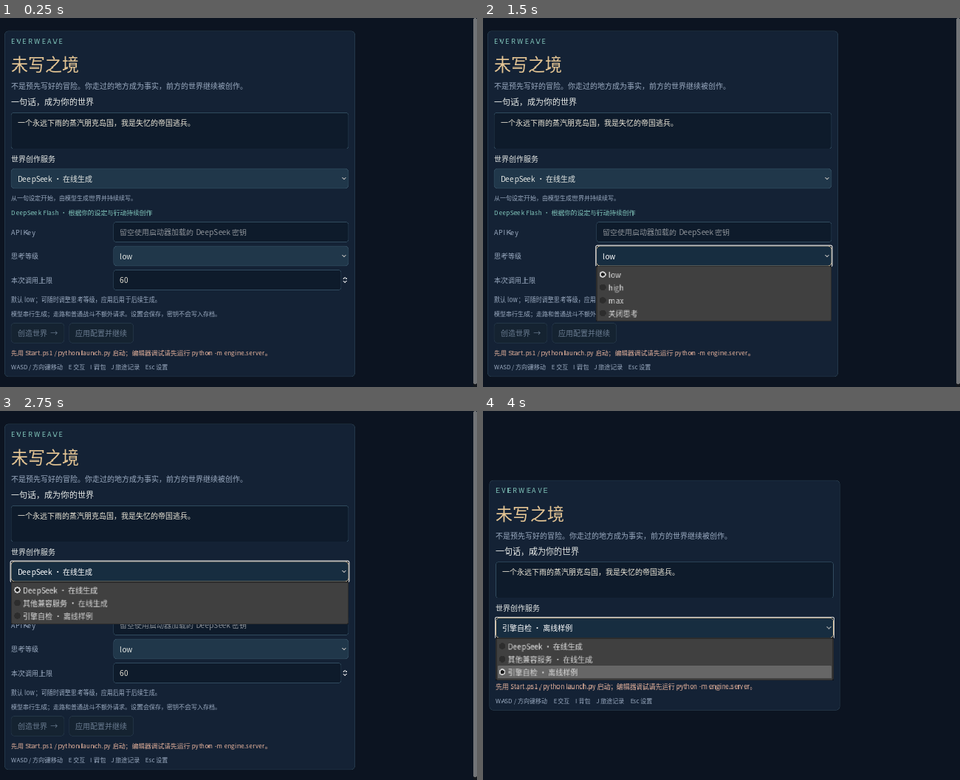
Above: before the commit, frames 1-4 (two rows, left to right).
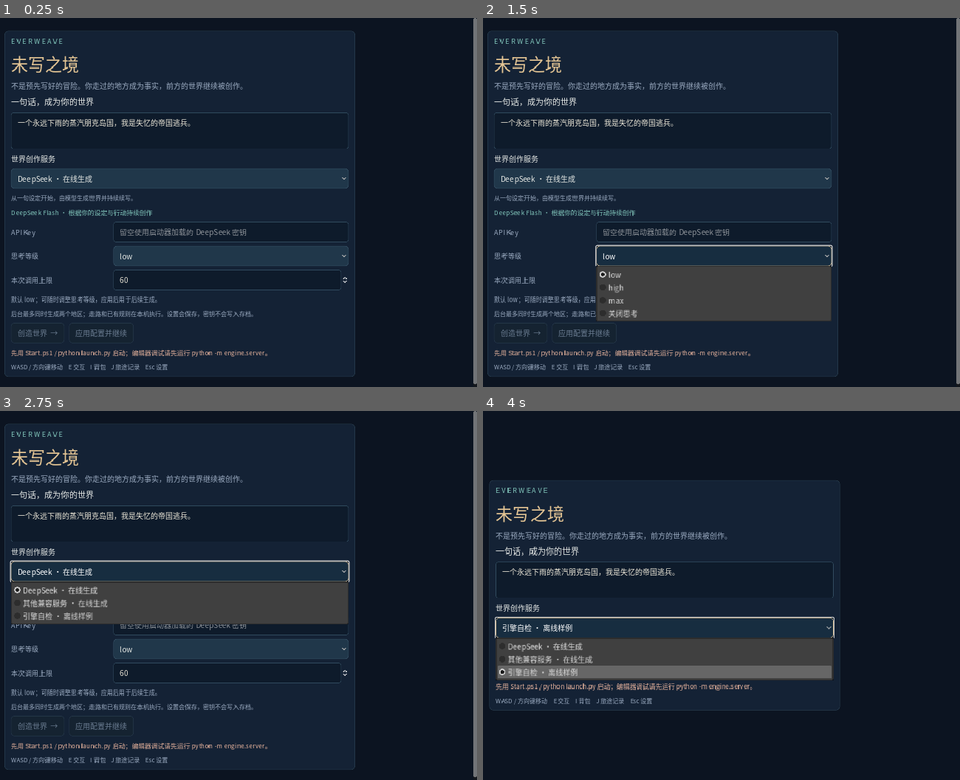
Above: after the commit, the same moments.

Repository: DDDFXYqiming/everweave-jrpg
Game: Godot game, scene res://client/main.tscn
The game is run twice, just before and just after one commit, with the same random seed, the same clock (stepped at 60 frames per second) and the same inputs. Sound files missing from this copy of the repository are replaced by a short silence.
Inputs (mouse positions are in pixels of both pictures, inside the frame that each line leads up to):
- Up to frame 1 (0.25 s): no input
- Up to frame 2 (1.5 s): click "DeepSeek · 在线生成" at 0.5 s; click "low" at 1.25 s
- Up to frame 3 (2.75 s): tap Enter at 2 s; move the mouse to (310, 577) at 2.02 s; hold D from 2.03 s (still down); tap E at 2.1 s; click (310, 577) at 2.17 s; tap Space at 2.27, 2.3, 2.57 s
- Up to frame 4 (4 s): tap Space at 2.75, 2.85, 3.02, 3.32, 3.8 s; move the mouse to (545, 613) at 2.77 s; release D at 2.78 s; hold S 2.78-3.53 s; tap E at 3.05, 3.6 s; move the mouse to (721, 514) at 3.52 s; hold D from 3.53 s (still down)

The runs differ from the first frame. In frame 1, 0.4% of the frame differs, in the area x 2-54%, y 79-82%; in frame 2, 0.2%; in frame 3, 0.4%; in frame 4, nothing differs.

Commit message:
Keep region prefetch valid during play and integrate runtime diagnostics

Diff:
--- a/client/main.gd
+++ b/client/main.gd
@@ -276,7 +276,7 @@
 	budget_input.value = 60
 	grid.add_child(budget_input)
 	effort_help = _label(online_settings, "", 13, MUTED)
-	_label(online_settings, "模型串行生成；走路和普通战斗不额外请求。设置会保存，密钥不会写入存档。", 13, MUTED)
+	_label(online_settings, "后台最多同时生成两个地区；走路和已有规则在本机执行。设置会保存，密钥不会写入存档。", 13, MUTED)
 	mode_select.item_selected.connect(_mode_changed)
 	_mode_changed(mode_select.selected)
 	replace_dialog = ConfirmationDialog.new()
@@ -357,9 +357,15 @@
 	var side_panel := PanelContainer.new()
 	side_panel.custom_minimum_size.x = 285
 	middle.add_child(side_panel)
+	var side_frame := _vbox(side_panel)
+	var controls := HBoxContainer.new()
+	side_frame.add_child(controls)
+	pause_button = _button(controls, "暂停导演", _toggle_pause)
+	retry_failed_button = _button(controls, "重试失败项", func() -> void: _post("/retry", {}))
 	var side_scroll := ScrollContainer.new()
+	side_scroll.size_flags_vertical = Control.SIZE_EXPAND_FILL
 	side_scroll.horizontal_scroll_mode = ScrollContainer.SCROLL_MODE_DISABLED
-	side_panel.add_child(side_scroll)
+	side_frame.add_child(side_scroll)
 	var side := _vbox(side_scroll)
 	side.size_flags_horizontal = Control.SIZE_EXPAND_FILL
 	side.custom_minimum_size.x = 250
@@ -375,10 +381,6 @@
 	error_label = _label(side, "", 13, Color("e7a69d"))
 	failure_list = VBoxContainer.new()
 	side.add_child(failure_list)
-	var controls := HBoxContainer.new()
-	side.add_child(controls)
-	pause_button = _button(controls, "暂停导演", _toggle_pause)
-	retry_failed_button = _button(controls, "重试失败项", func() -> void: _post("/retry", {}))
 	_label(side, "最近的回声", 17, GOLD)
 	journal_label = _label(side, "", 13, MUTED)
 	var footer := HBoxContainer.new()
@@ -627,7 +629,13 @@
 	var mode_text: String = "离线演示 · 非 LLM" if mode == "offline_demo" else "在线 · " + str(d.get("model", ""))
 	if mode == "not_configured": mode_text = "尚未配置导演"
 	if mode == "live_llm": mode_text += " · 思考 " + str(d.get("reasoning_effort", "low"))
-	director_label.text = mode_text + "\n" + (str(d.busy) if not str(d.get("busy", "")).is_empty() else ("导演已暂停" if bool(d.get("paused", false)) else "等待重要事件 · 不按帧调用"))
+	var active_lines: Array[String] = []
+	for task in d.get("active_tasks", []):
+		var purpose: String = "世界变化" if str(task.kind) == "reaction" else ("更新草案" if str(task.get("source", "")) == "refresh" else "自动预生成")
+		var stage: String = " · 修复中" if str(task.get("phase", "")) == "repairing" else (" · 校验中" if str(task.get("phase", "")) == "validating" else "")
+		active_lines.append("%s %s · %.0f 秒%s" % [purpose, str(task.name), float(task.get("elapsed_seconds", 0)), stage])
+	var activity: String = "\n".join(active_lines) if not active_lines.is_empty() else str(d.get("busy", ""))
+	director_label.text = mode_text + "\n" + (activity if not activity.is_empty() else ("导演已暂停" if bool(d.get("paused", false)) else "等待重要事件 · 不按帧调用"))
 	var failed_tasks: Array = d.get("failed_tasks", [])
 	director_label.text += "\n请求 %d / %d · 其中修复 %d" % [int(d.get("calls", 0)), int(d.get("max_calls", 60)), int(d.get("repair_calls", 0))]
 	director_label.text += "\n已应用 %d · 过期 %d · 失败任务 %d" % [int(d.get("accepted", 0)), int(d.get("stale", 0)), failed_tasks.size()]
@@ -635,7 +643,13 @@
 	director_label.text += "\n提前两层 · 已准备 %d / %d 区域" % [int(d.get("prefetch_ready", 0)), int(d.get("prefetch_total", 0))]
 	lines.clear()
 	for f in state.get("frontier", []):
-		lines.append(("● " if bool(f.ready) else "○ ") + str(f.name))
+		var status_text: String = "可进入" if bool(f.ready) else ("已暂停" if bool(d.get("paused", false)) else "排队中")
+		for failure in failed_tasks:
+			if str(failure.target) == str(f.id) and str(failure.kind) == "region" and not bool(f.ready): status_text = "生成失败"
+		for task in d.get("active_tasks", []):
+			if str(task.target) == str(f.id) and str(task.kind) == "region":
+				status_text = ("可进入，后台更新" if bool(f.ready) else "修复中" if str(task.get("phase", "")) == "repairing" else "生成中") + " · %.0f秒" % float(task.get("elapsed_seconds", 0))
+		lines.append(("● " if bool(f.ready) else "○ ") + str(f.name) + " · " + status_text)
 	frontier_label.text = "下一片土地\n" + "\n".join(lines)
 	error_label.text = last_action_error if not last_action_error.is_empty() else (str(d.get("error", "")) if failed_tasks.is_empty() else "")
 	retry_failed_button.disabled = failed_tasks.is_empty()
@@ -680,7 +694,8 @@
 func _render_modal() -> void:
 	var ui: Dictionary = state.get("ui", {})
 	var battle: Dictionary = state.battle if state.get("battle") is Dictionary else {}
-	var signature: String = JSON.stringify([ui, battle, local_panel, state.get("inventory", []), state.get("available_actions", [])])
+	var waiting_phase: String = _exit_wait_phase(ui)
+	var signature: String = JSON.stringify([ui, battle, local_panel, state.get("inventory", []), state.get("available_actions", []), waiting_phase])
 	if signature == modal_signature:
 		return
 	modal_signature = signature
@@ -710,6 +725,7 @@
 				var b := _button(buttons, str(index + 1) + " " + str(entry.label), _send_action.bind({"op":"combat","move":"rule:"+str(entry.id)}))
 				b.disabled = not bool(entry.enabled)
 				b.tooltip_text = str(entry.description)
+				if b.disabled: _label(modal_stack, str(entry.label) + "：" + str(entry.get("blocked_reason", entry.description)), 13, MUTED)
 			_button(buttons, "撤離 · Esc", _send_action.bind({"op":"combat","move":"flee"}))
 			return
 		for entry in [["1 攻击", "attack"], ["2 星火术 · 5MP", "skill"], ["3 防御", "defend"], ["4 药剂", "potion"], ["5 撤离", "flee"]]:
@@ -718,14 +734,28 @@
 			if entry[1] == "potion": b.disabled = int(state.player.inventory.get("potion", 0)) < 1
 		return
 	if not ui.is_empty():
+		if ui.get("kind") == "pending_exit":
+			_label(modal_stack, "可以进入下一地区了" if waiting_phase == "ready" else "正在准备 " + str(ui.get("name", "下一地区")), 24, GOLD)
+			var explanation: String = "地图由后台自动提前准备，无需反复触发出口。你也可以先回去探索。"
+			if waiting_phase == "failed": explanation = "这个地区的生成未通过校验，可重试此任务；其他地区会继续准备。"
+			elif waiting_phase == "paused": explanation = "后台已暂停追加请求，可在右侧继续导演。"
+			elif waiting_phase == "ready": explanation = "地图已准备好，按 E 或点击下方按钮即可进入。"
+			_label(modal_stack, explanation, 18)
+			if waiting_phase == "ready": _button(modal_stack, "进入 " + str(ui.get("name", "下一地区")) + " · E", _send_action.bind({"op":"enter_exit"}))
+			elif waiting_phase == "failed": _button(modal_stack, "重试这个地区", _post.bind("/retry", {"target":str(ui.target),"kind":"region"}))
+			_button(modal_stack, "继续探索当前地区 · Esc", _send_action.bind({"op":"close"}))
+			return
 		_label(modal_stack, str(ui.get("title", "")), 24, GOLD)
 		var message_lines: Array[String] = []
 		for line in ui.get("lines", []): message_lines.append(str(line))
 		_label(modal_stack, "\n\n".join(message_lines), 18)
+		if ui.get("kind") == "actions" and ui.get("actions", []).is_empty():
+			_label(modal_stack, "这里暂时没有可用的自定义操作。走近人物或物件后按 E 交互，或继续探索其他位置。", 16, MUTED)
 		for entry in ui.get("actions", []):
 			var b := _button(modal_stack, str(entry.label), _send_action.bind({"op":"content_action","id":entry.id}))
 			b.disabled = not bool(entry.enabled)
 			b.tooltip_text = str(entry.description)
+			if b.disabled: _label(modal_stack, str(entry.get("blocked_reason", entry.description)), 14, MUTED)
 		for ch in ui.get("choices", []):
 			_button(modal_stack, str(ch.text), _send_action.bind({"op": "choice", "id": ch.id}))
 		if ui.get("kind") == "shop":
@@ -756,6 +786,16 @@
 		modal_signature = ""
 		_render_modal()
 	)
+
+func _exit_wait_phase(ui: Dictionary) -> String:
+	if ui.get("kind") != "pending_exit": return ""
+	if bool(ui.get("ready", false)): return "ready"
+	var director: Dictionary = state.get("director", {})
+	for task in director.get("failed_tasks", []):
+		if str(task.kind) == "region" and str(task.target) == str(ui.get("target", "")): return "failed"
+	for task in director.get("active_tasks", []):
+		if str(task.kind) == "region" and str(task.target) == str(ui.get("target", "")): return "generating"
+	return "paused" if bool(director.get("paused", false)) else "queued"
 
 func _process(delta: float) -> void:
 	poll_clock += delta
@@ -797,7 +837,8 @@
 		var moves: Dictionary = {KEY_1: "attack", KEY_2: "skill", KEY_3: "defend", KEY_4: "potion", KEY_5: "flee"}
 		if moves.has(key): _send_action({"op": "combat", "move": moves[key]})
 	elif not state.get("ui", {}).is_empty():
-		if key in [KEY_E, KEY_ESCAPE, KEY_SPACE]: _send_action({"op": "close"})
+		if key in [KEY_E, KEY_SPACE] and _exit_wait_phase(state.ui) == "ready": _send_action({"op":"enter_exit"})
+		elif key in [KEY_E, KEY_ESCAPE, KEY_SPACE]: _send_action({"op": "close"})
 	elif key == KEY_ESCAPE:
 		if local_panel.is_empty():
 			_show_home()
--- a/tests/native_content_e2e.gd
+++ b/tests/native_content_e2e.gd
@@ -95,7 +95,21 @@
 	assert(main.state.battle.hp == 30 and main.state.player.mp == 21 and main.state.player.hp == 89)
 	await _tap(KEY_ESCAPE)
 	assert(main.state.battle == null)
+	for n in range(8): await _tap(KEY_S)
+	for n in range(4): await _tap(KEY_D)
+	assert(main.state.player.x == 23 and main.state.player.y == 16)
+	await _tap(KEY_E)
+	assert(main.state.ui.kind == "pending_exit" and not main.state.ui.ready)
+	var previous_region: String = main.state.region.id
+	await _capture("pending-exit")
+	phase = "background region arrives at pending exit"
+	while not main.state.ui.get("ready", false): await process_frame
+	assert(main.state.region.id == previous_region)
+	assert(main._exit_wait_phase(main.state.ui) == "ready")
+	await _capture("ready-exit")
+	await _tap(KEY_E)
+	assert(main.state.region.id != previous_region and main.state.ui.is_empty())
 	main.queue_free()
 	await create_timer(0.15).timeout
-	print("NATIVE_CONTENT_E2E_OK targeted_retry=true logical_keys=true short_taps=true dynamic_actions=true causal_door=true objective=true custom_combat=true cloud_calls=0")
+	print("NATIVE_CONTENT_E2E_OK targeted_retry=true logical_keys=true short_taps=true dynamic_actions=true causal_door=true objective=true custom_combat=true pending_exit_live_update=true ready_exit_key=true cloud_calls=0")
 	quit(0)
Not shown, changed: docs/ARCHITECTURE.md
Not shown, added: docs/LOGGING.md
Not shown, added: docs/PREFETCH_RELIABILITY.md
Not shown, added: engine/audit.py
Not shown, changed: engine/content.py
Not shown, changed: engine/content_prompt.py
Not shown, changed: engine/demo.py
Not shown, changed: engine/director.py
Not shown, changed: engine/normalization.py
Not shown, changed: engine/runtime.py
Not shown, changed: engine/scene.py
Not shown, changed: engine/schema.py
(and 9 more such lines)
